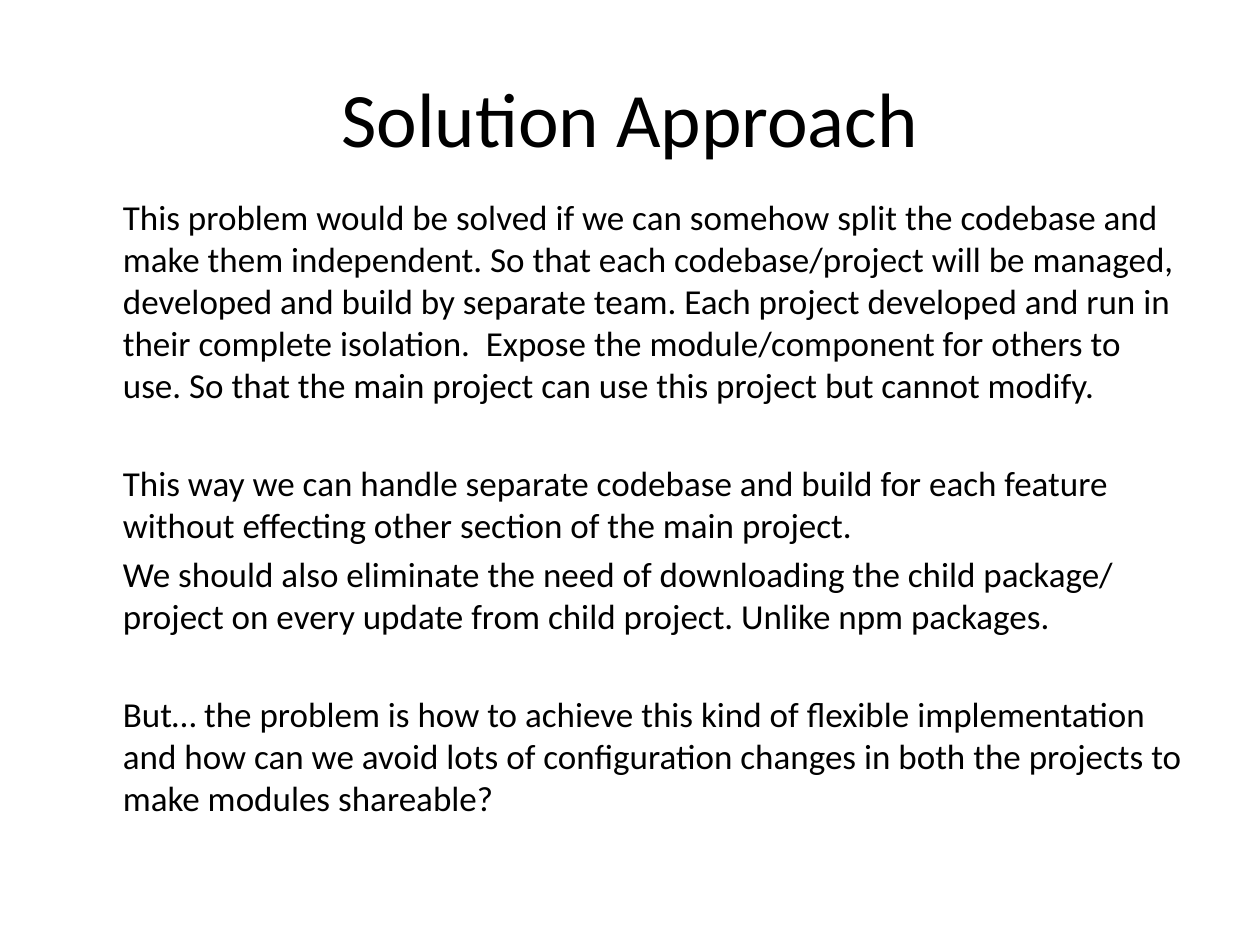
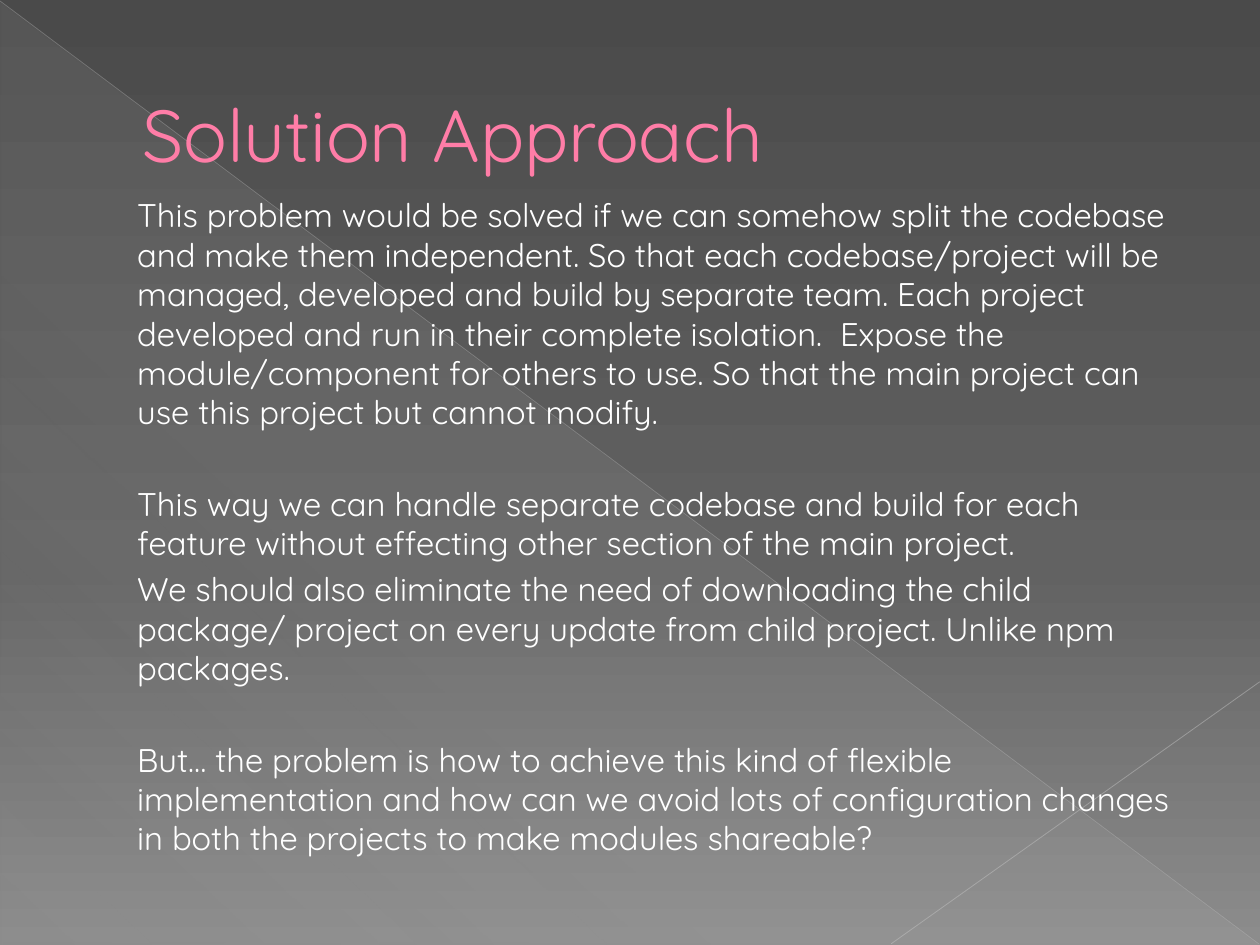
Before and after one commit to gitoutofbox/Module-federation-devex, a slide deck: slide 3 of Module-federation.pptx. Drawn at 1260x945 pixels with LibreOffice and Linux fonts; fonts in the diff are those of the drawing. Boxes give left, top, right and bottom in pixels: in the first picture for what was removed or moved away, otherwise in the second. Text is boxed around its words. In the diff, an @@ line names an element or a change of style, - is before the commit and + after.

```diff
--- a/Module-federation.pptx
+++ b/Module-federation.pptx
@@ background #FFFFFF to gradient #4A4A4A to #626262 to #8C8C8C @@
@@ line added from (0, 1) to (1259, 944), #BFBFBF 0.39 pt @@
@@ right triangle added at (1, 3, 1259, 945), fill gradient #D2D2D2 @@
@@ title "Solution Approach" at (142, 107, 763, 177): size 44 to 42 pt, font Calibri to Quicksand, text colour #000000 to #FF7DA7, letter outline none to #B12761 0.5 pt; alignment centre to left; indent changed @@
@@ text "This problem would be solved ..." at (137, 203, 1169, 857): size 20 to 18.8 pt, font Calibri to Quicksand, text colour #000000 to #FFFFFF; indent changed @@
@@ line added from (1260, 682) to (891, 944), #C6C6C6 0.47 pt @@
```
Also in this commit, not shown: 5 other slides changed, 3 other files.
